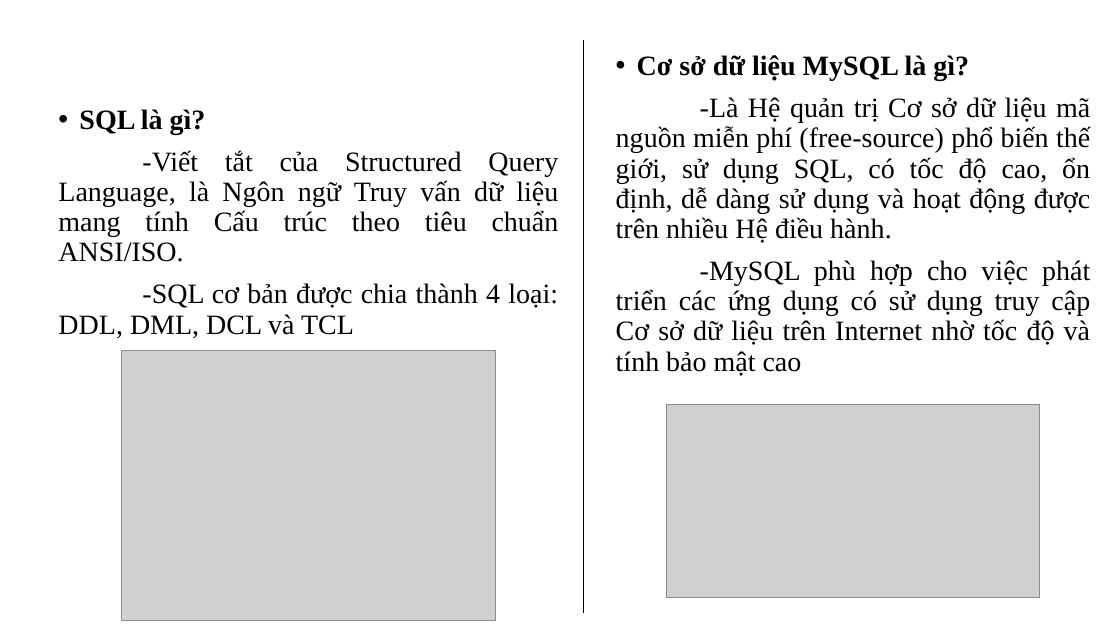
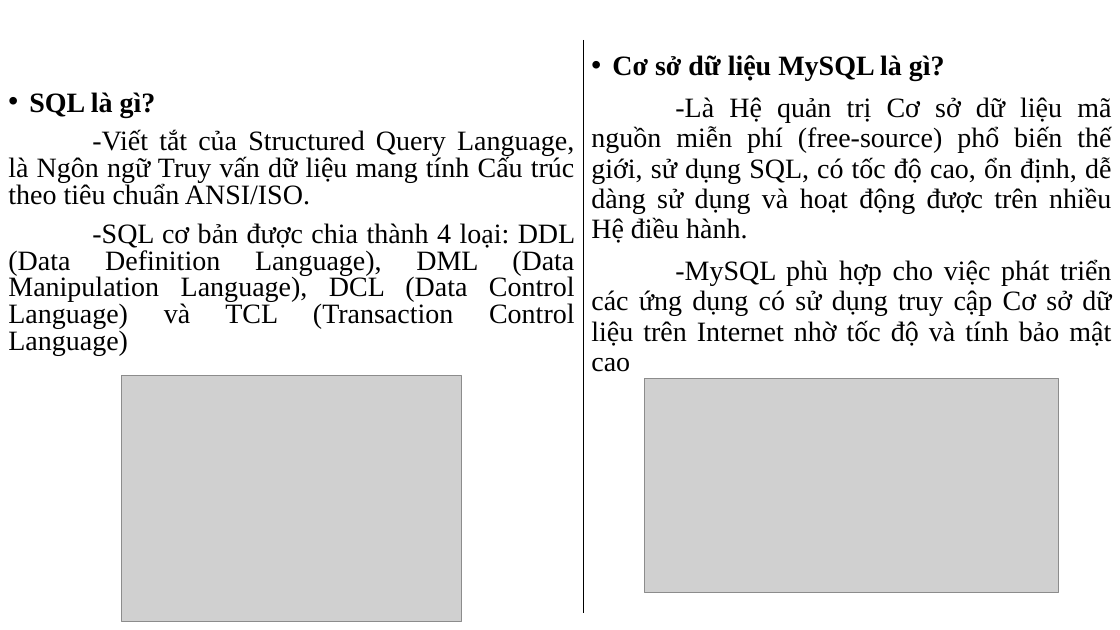
Before and after one commit to tanduy2407/Covid-19, a slide deck: slide 6 of data/DATH_HK1_2122_41502101_PhamHoangTanDuy.pptx. Drawn at 1120x630 pixels with LibreOffice and Linux fonts; fonts in the diff are those of the drawing; grey boxes stand for pictures; background and template pictures are left out. Boxes give left, top, right and bottom in pixels: in the first picture for what was removed or moved away, otherwise in the second. Text is boxed around its words. In the diff, an @@ line names an element or a change of style, - is before the commit and + after.

```diff
--- a/data/DATH_HK1_2122_41502101_PhamHoangTanDuy.pptx
+++ b/data/DATH_HK1_2122_41502101_PhamHoangTanDuy.pptx
@@ text "Cơ sở dữ liệu MySQL ..." rewrapped from bbox=[616, 55, 1090, 376] to bbox=[591, 55, 1111, 372] @@
@@ text "SQL là gì?": place and size @@
-text "SQL là gì?" at bbox=[58, 109, 559, 338]
+text "SQL là gì?" at bbox=[8, 92, 576, 356]
@@ text at bbox=[8, 92, 574, 205]: line spacing 0.9 to 0.8 @@
@@ text at bbox=[8, 223, 576, 356]: text changed @@
--SQL cơ bản được chia thành 4 loại: DDL, DML, DCL và TCL
+-SQL cơ bản được chia thành 4 loại: DDL (Data Definition Language), DML (Data Manipulation Language), DCL (Data Control Language) và TCL (Transaction Control Language)
@@ picture: place and size @@
-picture at bbox=[122, 350, 495, 621]
+picture at bbox=[122, 376, 461, 622]
@@ picture: place and size @@
-picture at bbox=[666, 404, 1039, 597]
+picture at bbox=[644, 378, 1060, 592]
```
Also in this commit, not shown: 13 other slides changed, 4 slides added, 10 slides removed, 11 other files.
